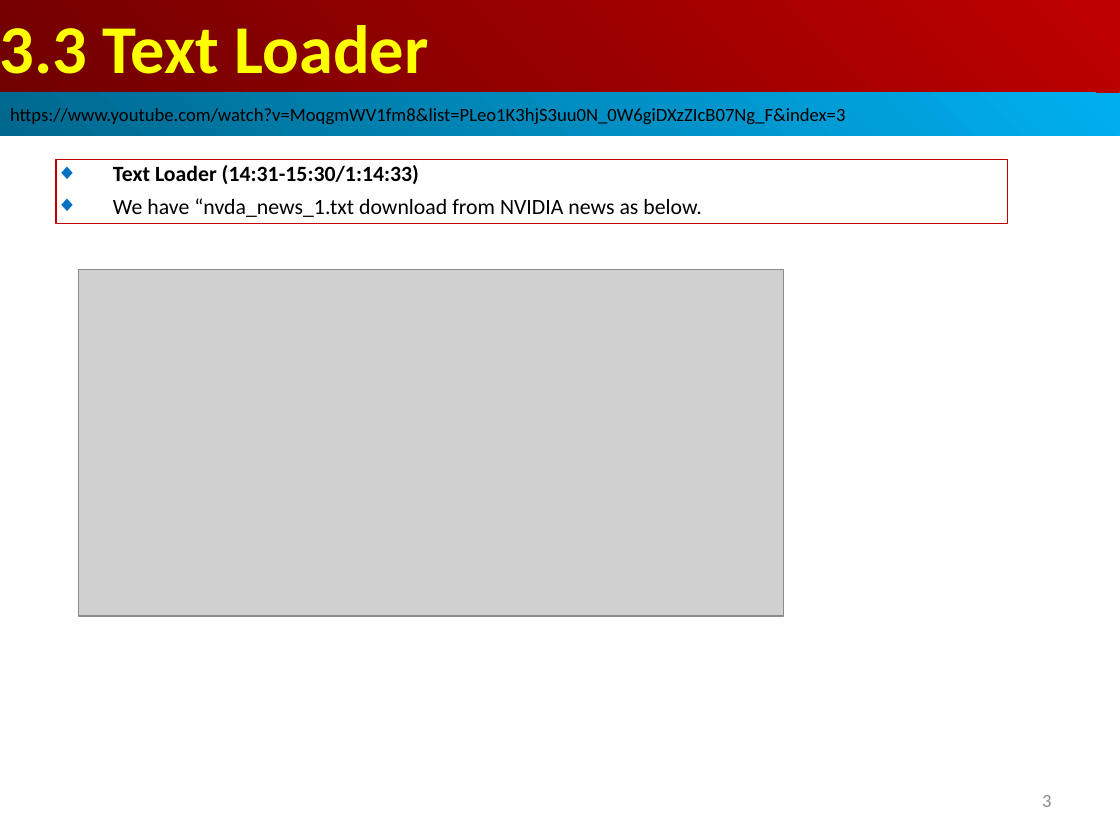
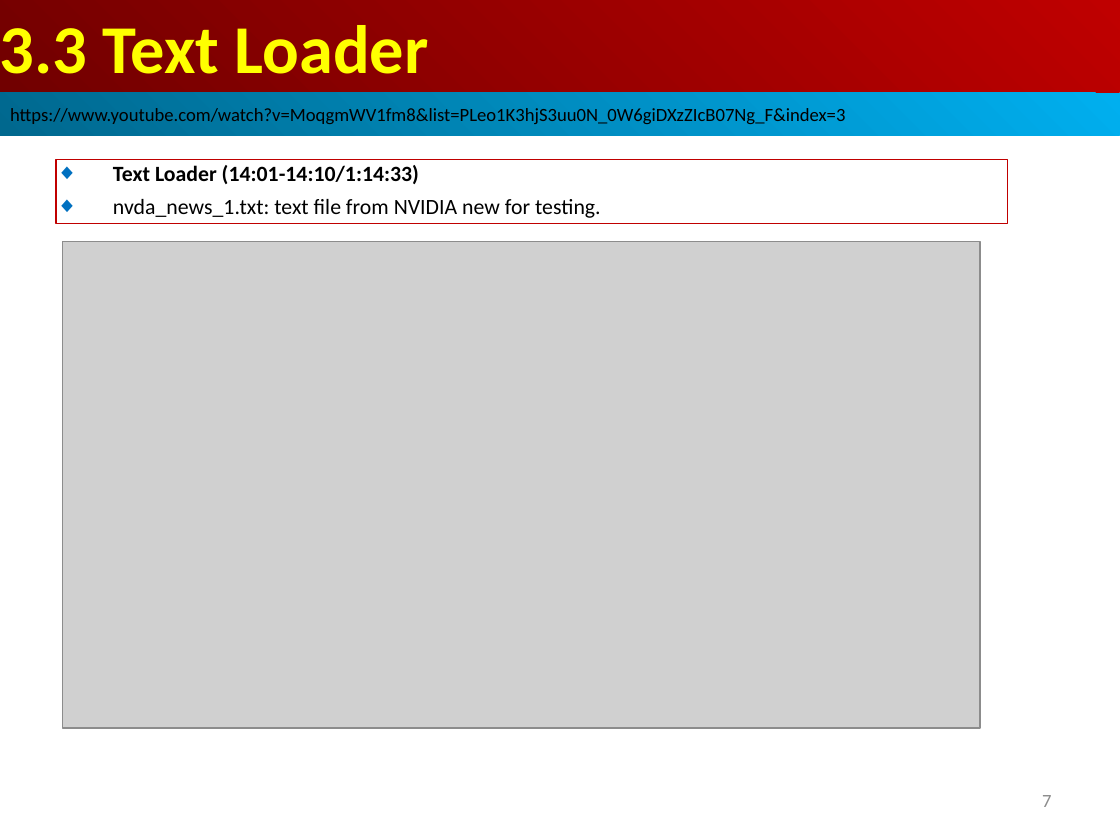
Before and after one commit to peterhchen/AIU_CS515_LLM, a slide deck: slide 7 of 810_LangChain_CB/003.00_03_Invest_Loader/001_Video/03.03_TextLoader.ppt (slide 3 before the commit). Drawn at 1120x840 pixels with LibreOffice and Linux fonts; fonts in the diff are those of the drawing; grey boxes stand for pictures. Boxes give left, top, right and bottom in pixels: in the first picture for what was removed or moved away, otherwise in the second. Text is boxed around its words. In the diff, an @@ line names an element or a change of style, - is before the commit and + after.

Commit message:
Stock/Investment chatbot App
1. Investment chatbot: Specification and Architecture
2. Similarity Semantic Search
3. LangChain Text reader, CSV, Unstructured URL Loader

```diff
--- a/810_LangChain_CB/003.00_03_Invest_Loader/001_Video/03.03_TextLoader.ppt
+++ b/810_LangChain_CB/003.00_03_Invest_Loader/001_Video/03.03_TextLoader.ppt
@@ text in rectangle at box(113, 165, 601, 218): text changed @@
-◆ Text Loader (14:31-15:30/1:14:33)
-◆ We have “nvda_news_1.txt download from NVIDIA news as below.
+◆ Text Loader (14:01-14:10/1:14:33)
+◆ nvda_news_1.txt: text file from NVIDIA new for testing.
@@ picture: place and size @@
-picture at box(78, 269, 784, 616)
+picture at box(63, 242, 980, 728)
@@ page number at box(1042, 795, 1051, 807): text changed @@
-3
+7
```
Also in this commit, not shown: 10 other slides changed, 14 slides added, 1 slide removed, 1 other file.
